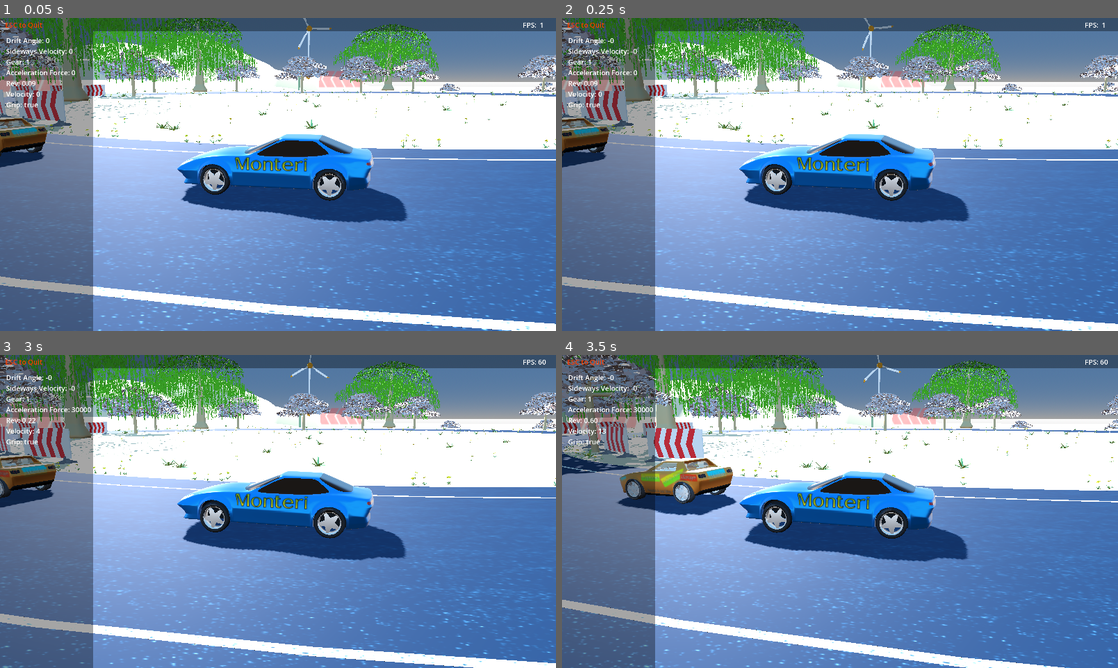
Above: before the commit, frames 1-4 (two rows, left to right).
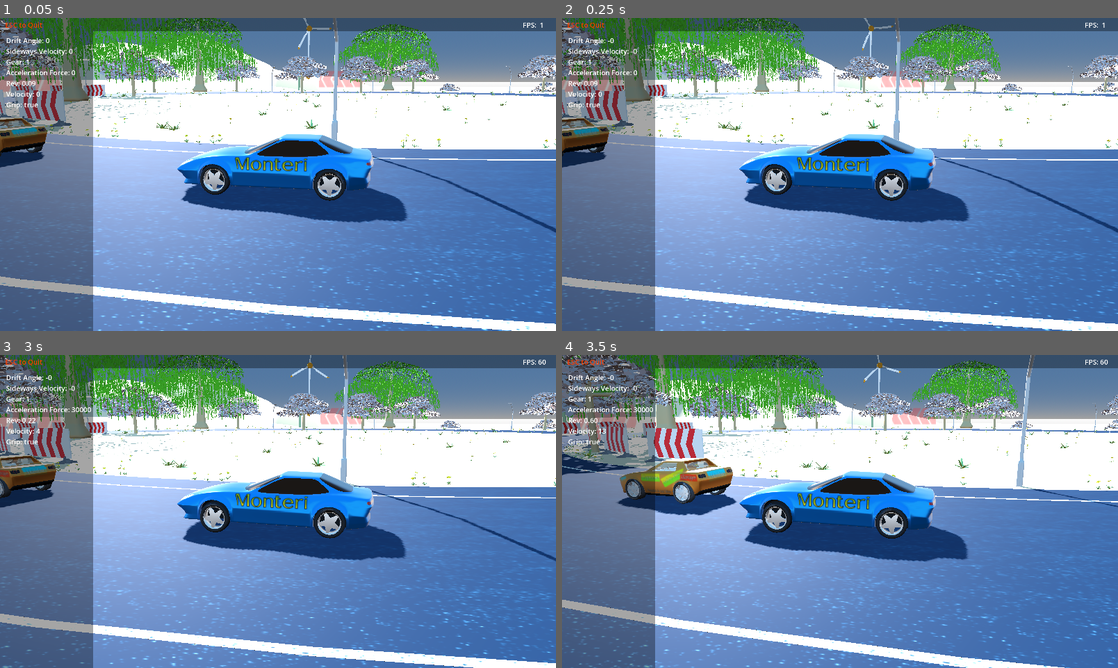
Above: after the commit, the same moments.

Repository: tomaga-dev/CustomVehicleSuspension
Game: Godot game, scene res://Contents/start.tscn
Same seed, same stepped clock (60 frames per second), same inputs: the game is played once before the commit and once after it.
Inputs:
- Up to frame 1 (0.05 s): no input
- Up to frame 2 (0.25 s): no input
- Up to frame 3 (3 s): hold Right (right) 0.53-1.28 s; tap E (action) every 0.75 s from 0.6 to 2.85 s; hold Down (brake) 1.28-2.03 s; hold Right (right) 2.03-2.78 s; hold Up (accelerate) from 2.78 s (still down)
- Up to frame 4 (3.5 s): keep holding Up (accelerate)

The runs differ from the first frame. In frame 1, 0.6% of the frame differs, in the area x 15-100%, y 0-69%; in frame 2, 0.6%; in frame 3, 0.6%; in frame 4, 0.4%.

Commit message:
There are streetlights now

Diff:
--- /dev/null
+++ b/suspension-project/Contents/Props/Streetlight/streetlight.gd
@@ -0,0 +1,6 @@
+extends RigidBody3D
+
+
+func _on_body_entered(body: Node) -> void:
+	if body.has_node("Motor"):
+		freeze = false
--- /dev/null
+++ b/suspension-project/Contents/Props/Streetlight/streetlight.tscn
@@ -0,0 +1,46 @@
+[gd_scene format=3 uid="uid://ckpkb5tr2j2df"]
+
+[ext_resource type="Script" uid="uid://dy5mg7sp0pyqk" path="res://Contents/Props/Streetlight/streetlight.gd" id="1_jkhhr"]
+[ext_resource type="PackedScene" uid="uid://b2c5er6rb3wy8" path="res://Contents/Props/Streetlight/Streetlight.glb" id="1_wlon6"]
+
+[sub_resource type="PhysicsMaterial" id="PhysicsMaterial_wlon6"]
+rough = true
+absorbent = true
+
+[sub_resource type="CylinderShape3D" id="CylinderShape3D_wlon6"]
+height = 4.0
+radius = 0.1
+
+[sub_resource type="CylinderShape3D" id="CylinderShape3D_jkhhr"]
+height = 2.399292
+radius = 0.1
+
+[sub_resource type="BoxShape3D" id="BoxShape3D_wlon6"]
+size = Vector3(1, 0.2, 0.5)
+
+[node name="Streetlight" type="RigidBody3D" unique_id=1519949462]
+collision_layer = 512
+collision_mask = 3
+mass = 100.0
+physics_material_override = SubResource("PhysicsMaterial_wlon6")
+freeze = true
+freeze_mode = 1
+contact_monitor = true
+max_contacts_reported = 1
+script = ExtResource("1_jkhhr")
+
+[node name="StreetlightBody" parent="." unique_id=190675423 instance=ExtResource("1_wlon6")]
+
+[node name="CollisionShape3D" type="CollisionShape3D" parent="." unique_id=1939647790]
+transform = Transform3D(1, 0, 0, 0, 1, 0, 0, 0, 1, 0, 2, 0)
+shape = SubResource("CylinderShape3D_wlon6")
+
+[node name="CollisionShape3D2" type="CollisionShape3D" parent="." unique_id=1865323128]
+transform = Transform3D(0.70710677, -0.70710677, 0, 0.70710677, 0.70710677, 0, 0, 0, 1, -0.8656239, 5.01817, 0)
+shape = SubResource("CylinderShape3D_jkhhr")
+
+[node name="CollisionShape3D3" type="CollisionShape3D" parent="." unique_id=1016769018]
+transform = Transform3D(1, 0, 0, 0, 1, 0, 0, 0, 1, -2.4030633, 5.9365206, 0)
+shape = SubResource("BoxShape3D_wlon6")
+
+[connection signal="body_entered" from="." to="." method="_on_body_entered"]
--- a/suspension-project/Contents/VehicleController/vehicle_controller.tscn
+++ b/suspension-project/Contents/VehicleController/vehicle_controller.tscn
@@ -16,7 +16,7 @@
 
 [node name="VehicleController" type="RigidBody3D" unique_id=651041430]
 collision_layer = 2
-collision_mask = 271
+collision_mask = 783
 mass = 1480.0
 physics_material_override = SubResource("PhysicsMaterial_kniq7")
 script = ExtResource("1_bna8y")
--- a/suspension-project/Contents/start.tscn
+++ b/suspension-project/Contents/start.tscn
@@ -15,6 +15,7 @@
 [ext_resource type="PackedScene" uid="uid://cr52xtkncapf0" path="res://Contents/Props/Pole/pole.tscn" id="12_si2rs"]
 [ext_resource type="PackedScene" uid="uid://7as22vqnk5kl" path="res://Contents/Props/Saguaro/saguaro.tscn" id="14_o5ca2"]
 [ext_resource type="PackedScene" uid="uid://dhv2jsrnthkvf" path="res://Contents/Props/Tamarisk/tamarisk.tscn" id="15_8don6"]
+[ext_resource type="PackedScene" uid="uid://ckpkb5tr2j2df" path="res://Contents/Props/Streetlight/streetlight.tscn" id="15_dd38n"]
 [ext_resource type="PackedScene" uid="uid://dfi266gqclhyn" path="res://Contents/PollenDispersal/pollen_dipersal.tscn" id="16_n86l7"]
 [ext_resource type="PackedScene" uid="uid://djfjte78s0lbn" path="res://Contents/Props/MoretonBayFig/moreton_bay_fig.tscn" id="17_l568g"]
 [ext_resource type="PackedScene" uid="uid://ppbgs7v6o83h" path="res://Contents/WindTurbine/wind_turbine.tscn" id="17_ndxey"]
@@ -312,6 +313,44 @@
 [node name="Pole9" parent="Props/Poles" unique_id=60638906 instance=ExtResource("12_si2rs")]
 transform = Transform3D(1, 0, 0, 0, 1, 0, 0, 0, 1, -30.568554, -0.19995093, 112.74637)
 
+[node name="Streetlights" type="Node3D" parent="Props" unique_id=511275115]
+
+[node name="Streetlight" parent="Props/Streetlights" unique_id=1519949462 instance=ExtResource("15_dd38n")]
+transform = Transform3D(0.13078575, 0, 0.99141073, 0, 1, 0, -0.99141073, 0, 0.13078575, 13.027347, 7.6293945e-06, -56.473423)
+
+[node name="Streetlight2" parent="Props/Streetlights" unique_id=213737880 instance=ExtResource("15_dd38n")]
+transform = Transform3D(0.82421523, 0, 0.5662768, 0, 1, 0, -0.5662768, 0, 0.82421523, 50.581657, 0.22150517, -29.766958)
+
+[node name="Streetlight3" parent="Props/Streetlights" unique_id=846109252 instance=ExtResource("15_dd38n")]
+transform = Transform3D(0.9991324, 0, 0.041648924, 0, 1, 0, -0.041648924, 0, 0.9991324, 57.988472, 0.22150517, -4.4376354)
+
+[node name="Streetlight4" parent="Props/Streetlights" unique_id=722089063 instance=ExtResource("15_dd38n")]
+transform = Transform3D(0.89617693, 0, -0.44369704, 0, 1, 0, 0.44369704, 0, 0.89617693, 51.422092, -0.07965803, 26.760666)
+
+[node name="Streetlight5" parent="Props/Streetlights" unique_id=133675434 instance=ExtResource("15_dd38n")]
+transform = Transform3D(0.5154121, 0, -0.8569426, 0, 1, 0, 0.8569426, 0, 0.5154121, 29.132, -0.07965803, 49.86486)
+
+[node name="Streetlight6" parent="Props/Streetlights" unique_id=635519059 instance=ExtResource("15_dd38n")]
+transform = Transform3D(-0.083556145, 0, -0.99650323, 0, 1, 0, 0.99650323, 0, -0.083556145, -2.2145615, -0.07965803, 57.905457)
+
+[node name="Streetlight7" parent="Props/Streetlights" unique_id=345907770 instance=ExtResource("15_dd38n")]
+transform = Transform3D(-0.5003628, 0, -0.86581606, 0, 1, 0, 0.86581606, 0, -0.5003628, -31.749865, -0.07965803, 48.262527)
+
+[node name="Streetlight8" parent="Props/Streetlights" unique_id=1145126791 instance=ExtResource("15_dd38n")]
+transform = Transform3D(-0.81809974, 0, -0.57507676, 0, 1, 0, 0.57507676, 0, -0.81809974, -48.45871, -0.07965851, 31.641083)
+
+[node name="Streetlight9" parent="Props/Streetlights" unique_id=1729485347 instance=ExtResource("15_dd38n")]
+transform = Transform3D(0.9968984, 0, 0.07870263, 0, 1, 0, -0.07870263, 0, 0.9968984, -41.1739, -0.07964754, 7.9679112)
+
+[node name="Streetlight11" parent="Props/Streetlights" unique_id=1932377409 instance=ExtResource("15_dd38n")]
+transform = Transform3D(0.7550533, 0, 0.6556639, 0, 1, 0, -0.6556639, 0, 0.7550533, -30.168224, -0.07964754, 28.877968)
+
+[node name="Streetlight10" parent="Props/Streetlights" unique_id=189932795 instance=ExtResource("15_dd38n")]
+transform = Transform3D(-0.8502698, 0, 0.52634764, 0, 1, 0, -0.52634764, 0, -0.8502698, -50.73974, -0.07965088, -29.64634)
+
+[node name="Streetlight12" parent="Props/Streetlights" unique_id=658254502 instance=ExtResource("15_dd38n")]
+transform = Transform3D(0.29652503, 0, 0.95502543, 0, 1, 0, -0.95502543, 0, 0.29652503, -14.733795, -0.07965088, 39.261543)
+
 [node name="Saguaros" type="Node3D" parent="." unique_id=961449733]
 
 [node name="Saguaro" parent="Saguaros" unique_id=1908648476 instance=ExtResource("14_o5ca2")]
--- a/suspension-project/project.godot
+++ b/suspension-project/project.godot
@@ -62,6 +62,7 @@
 3d_physics/layer_3="Road Sign"
 3d_physics/layer_4="Cone"
 3d_physics/layer_9="Pole"
+3d_physics/layer_10="Streetlight"
 
 [physics]
 
Binary file added: suspension-project/Contents/Props/Streetlight/Streetlight.glb
Not shown, added: suspension-project/Contents/Props/Streetlight/Streetlight.glb.import
Binary file added: suspension-project/Contents/Props/Streetlight/Streetlight_GalvanizedSteel-128.jpg
Not shown, added: suspension-project/Contents/Props/Streetlight/Streetlight_GalvanizedSteel-128.jpg.import
Not shown, added: suspension-project/Contents/Props/Streetlight/streetlight.gd.uid
Not shown, added: Accessories/More Wings3D Models/Streetlight/GalvanizedSteel-128.jpg
Not shown, added: Accessories/More Wings3D Models/Streetlight/Streetlight.blend
Not shown, added: Accessories/More Wings3D Models/Streetlight/Streetlight.glb
Not shown, added: Accessories/More Wings3D Models/Streetlight/Streetlight.wings
